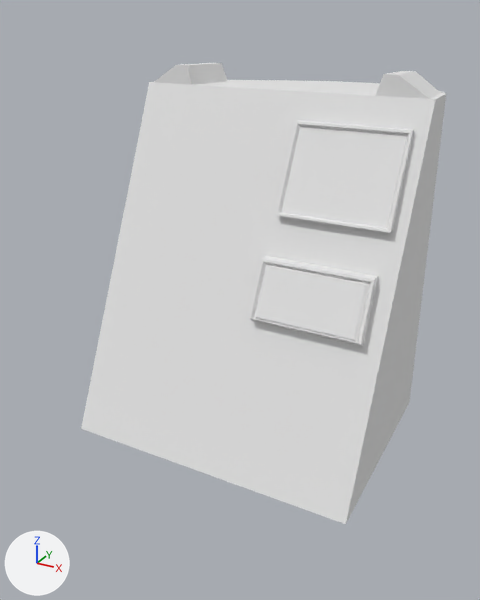
Renders of the OBJ model QtQuickApplication1/Assets/Models/plane/panel.obj from each side of a commit.
One viewpoint serves both versions: a camera (50 mm lens) standing at (0.343, 1.781, 0.188) and looking at (-0.043, 2.483, -0.163). Lighting does not change. The marker at lower left points along +X, +Y and +Z. Where no turn or scale is listed for an object, it has been applied to the vertices.

The first picture shows 'Cube.001_Cube.007'.
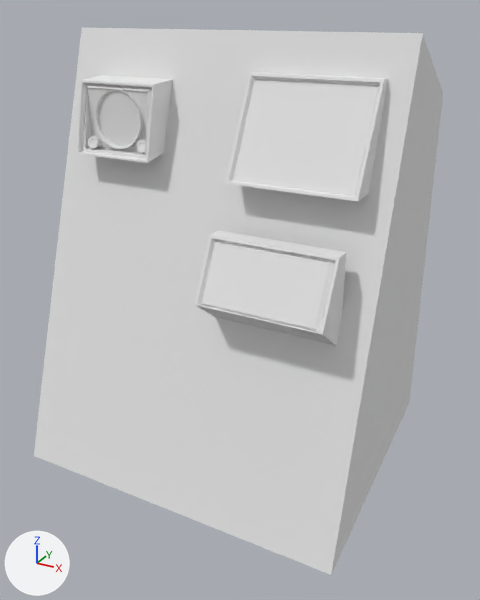
Where the change shows, as pixel boxes [x1, y1, x2, y2] in the pictures (480 x 600 px):
'Cube.001_Cube.007', reshaped (12% wider, 19% taller)
    before: [81, 63, 446, 524]
    after: [34, 28, 443, 575]
part 1 of me_cube_001_cube_007, added
    after: [95, 89, 143, 149]
part 2 of me_cube_001_cube_007, added
    after: [137, 140, 146, 153]
part 3 of me_cube_001_cube_007, added
    after: [88, 136, 102, 149]
part 4 of me_cube_001_cube_007, added
    after: [77, 75, 173, 163]
part 5 of me_cube_001_cube_007, built on
    before: [81, 63, 446, 524]
    after: [34, 28, 443, 575]

Patch to the scene script:
```diff
--- a/QtQuickApplication1/Assets/Models/plane/panel.obj.py
+++ b/QtQuickApplication1/Assets/Models/plane/panel.obj.py
@@ me_cube_001_cube_007 @@
 # used by ob_cube_001_cube_007; location = (0.0, 0.0, 0.0)
-me_cube_001_cube_007.from_pydata(...)  # 80 vertices, 74 faces; spans x -0.179..0.179, y 2.309..2.872, z -0.305..0.125
+me_cube_001_cube_007.from_pydata(...)  # 1038 vertices, 1000 faces; spans x -0.191..0.191, y 2.238..2.872, z -0.305..0.169
+# me_cube_001_cube_007 part 1: a new loose piece of 514 vertices spanning x -0.135..-0.075, y 2.332..2.364, z 0.054..0.113, in mat_none (white #e7e7e7)
+# me_cube_001_cube_007 part 2: a new loose piece of 192 vertices spanning x -0.081..-0.068, y 2.331..2.355, z 0.05..0.066, in mat_none (white #e7e7e7)
+# me_cube_001_cube_007 part 3: a new loose piece of 192 vertices spanning x -0.141..-0.128, y 2.326..2.35, z 0.049..0.065, in mat_none (white #e7e7e7)
+# me_cube_001_cube_007 part 4: a new loose piece of 48 vertices spanning x -0.152..-0.06, y 2.321..2.373, z 0.046..0.122, in mat_none (white #e7e7e7)
+# me_cube_001_cube_007 part 5
+# 12 faces are deleted
+# 20 vertices in x 0.028..0.163, y 2.375..2.49, z -0.163..0.073 move by (0.0, -0.109, 0.059)
+# 8 vertices in x 0.028..0.158, y 2.375..2.432, z -0.129..-0.02 move by (0.0, -0.11, 0.059)
+# 6 vertices in x -0.135..0.135, y 2.572..2.573, z 0.101..0.123 move by (0.0, 0.0, 0.035)
+# 4 vertices in x -0.138..0.138, y 2.494, z 0.125 move by (0.0, 0.0, 0.036)
+# 4 vertices in x 0.028..0.158, y 2.405..2.475, z -0.067..0.068 move by (0.0, -0.11, 0.058)
+# 4 vertices in x 0.028..0.158, y 2.406..2.421, z -0.073..-0.067 move by (0.0, -0.109, 0.058)
+# 14 vertices move from x -0.179..0.179, y 2.309..2.572, z -0.304..0.103 to x -0.191..0.191, y 2.238..2.572, z -0.304..0.169
+# 12 vertices are added at x -0.092..0.092, y 2.766, z -0.304..0.099
+# 24 new faces join them
 me_cube_001_cube_007.materials.append(mat_none)
```
